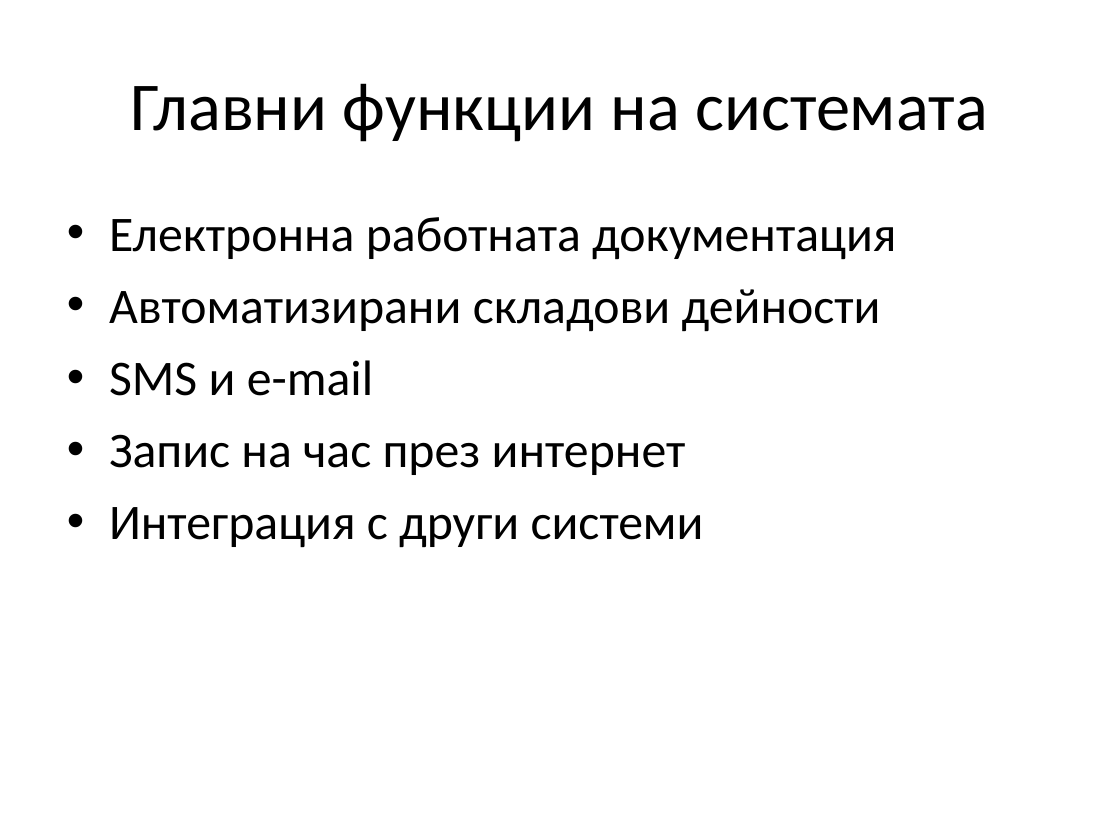
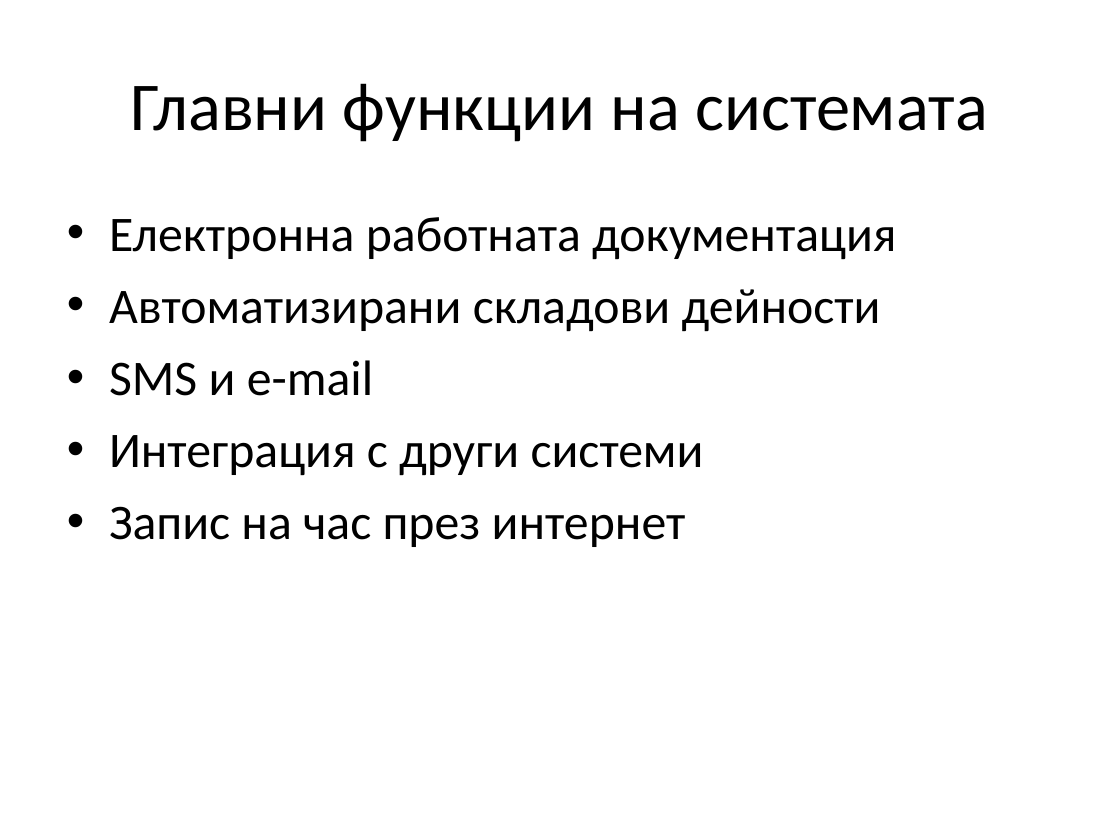
Before and after one commit to jasimcse/team2-strawberry, a slide deck: slide 3 of prezentaciq/venci.ppt. Drawn at 1120x840 pixels with LibreOffice and Linux fonts; fonts in the diff are those of the drawing. Boxes give left, top, right and bottom in pixels: in the first picture for what was removed or moved away, otherwise in the second. Text is boxed around its words. In the diff, an @@ line names an element or a change of style, - is before the commit and + after.

```diff
--- a/prezentaciq/venci.ppt
+++ b/prezentaciq/venci.ppt
@@ text at <box>109,435,704,476</box>: paragraph added @@
+• Интеграция с други системи
@@ text at <box>109,507,704,548</box>: paragraph removed @@
-• Интеграция с други системи
```
Also in this commit, not shown: 5 other slides changed, 9 slides added, 2 slides removed.
